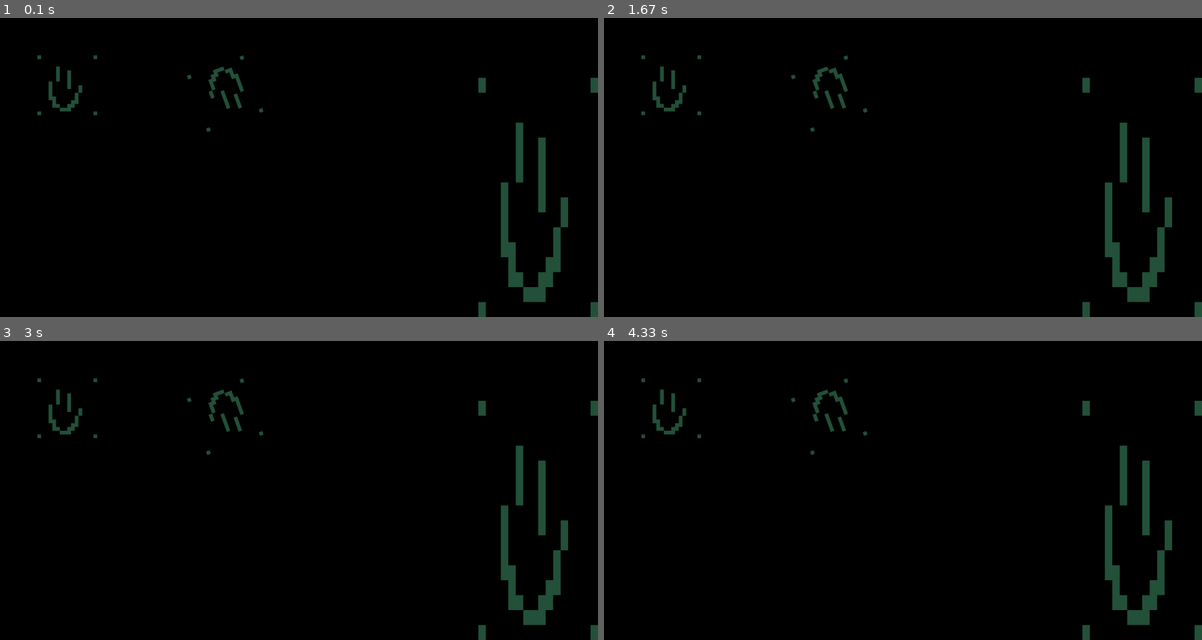
Above: before the commit, frames 1-4 (two rows, left to right).
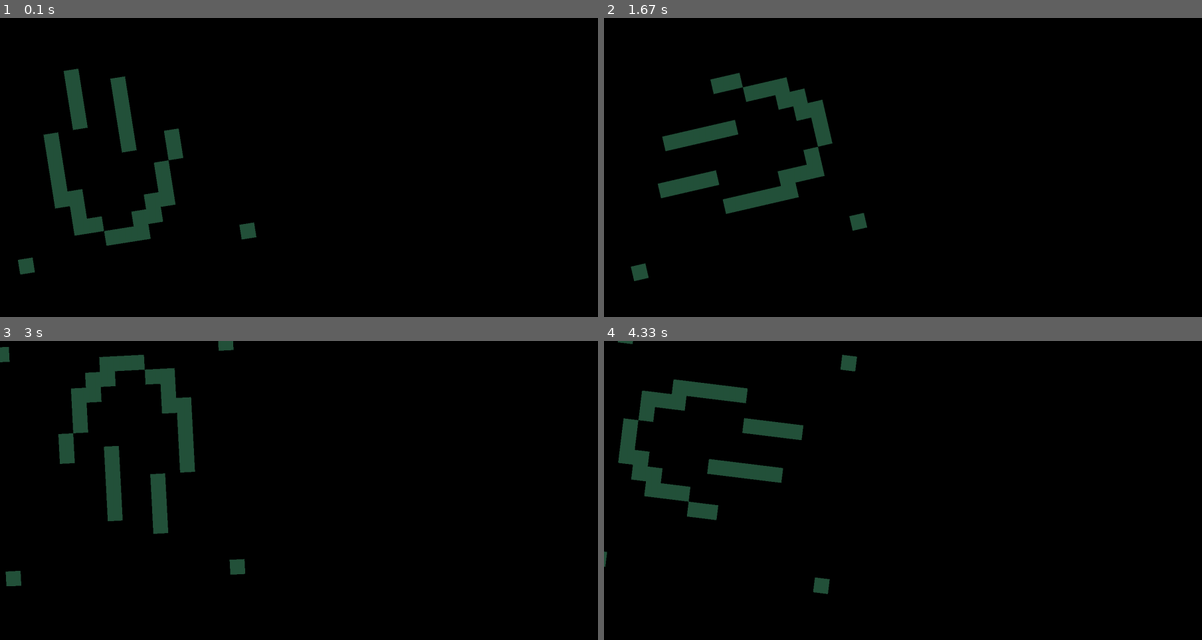
Above: after the commit, the same moments.

Repository: dcarroll242/Byte-Club-Racing-Game
Game: pygame game, started from main.py
Same seed, same stepped clock (60 frames per second), same inputs: the game is played once before the commit and once after it.
Inputs:
- Up to frame 1 (0.1 s): no input
- Up to frame 2 (1.67 s): no input
- Up to frame 3 (3 s): no input
- Up to frame 4 (4.33 s): no input

The runs differ from the first frame. In frame 1, 6.4% of the frame differs, in the area x 3-100%, y 12-100%; in frame 2, 6.6%; in frame 3, 6.6%, in the area x 0-100%, y 0-100%; in frame 4, 6.5%.

Commit message:
changed the Image class to be more reliable when rescaling repeatedly and changed rotation of images to be based on the center of the image rather than the top left corner.

Diff:
--- a/guis/container_guis.py
+++ b/guis/container_guis.py
@@ -38,7 +38,6 @@
     def getChildOffset(self, child: GUIElement):
         alignment = self.getAlignmentOfChild(child)
 
-        # TODO: test this
         if alignment == "TOP_LEFT":
             return super().getChildOffset(child) + Vec2(0, 0)
         elif alignment == "TOP":
--- a/main.py
+++ b/main.py
@@ -8,6 +8,7 @@
 
 isRunning: bool = True
 rootGUI: RootContainer = None
+image: GUIImage = None
 
 def main():
     start()
@@ -22,18 +23,15 @@
 
     # create a gui to draw to (just to test)
     # NOTE: in the future, there will be a scene system so that you can easily switch between GUIs and also render the game world
-    global rootGUI
+    global rootGUI, image
     rootGUI = RootContainer()
     alignmentContainer = AlignmentContainer()
 
-    image = GUIImage("sprites/SpriteTest.png", Vec2(100, 100), size=Vec2(160, 160))
-    image2 = GUIImage("sprites/SpriteTest.png", Vec2(500, 100), size=Vec2(160, 160), rotation=200)
-    image3 = GUIImage("sprites/SpriteTest.png", size=Vec2(320, 640))
+    image = GUIImage("sprites/SpriteTest.png")
+    image.image.scaleBy(Vec2(40, 40))
 
     rootGUI.addChild(alignmentContainer)
     alignmentContainer.addChild(image, "TOP_LEFT")
-    alignmentContainer.addChild(image2, "TOP_LEFT")
-    alignmentContainer.addChild(image3, "BR")
 
 
 def mainLoop():
@@ -46,6 +44,10 @@
 
     window.refreshWindow()
 
+    # testing stuff
+    image.image.rotateBy(1)
+
+
 def stopProgram():
     global isRunning
     isRunning = False
--- a/pygame_rendering/images.py
+++ b/pygame_rendering/images.py
@@ -9,9 +9,13 @@
     def __init__(self, filePath: str, rotation: float = 0.0, size: Vec2 = None):
         if filePath not in images.keys():
             images[filePath] = pygame.image.load(filePath)
-        self.image = images[filePath]#.copy()
+
+        self.originalImage = images[filePath]
+        self.scaledImage = images[filePath]
+        self.image = images[filePath]
 
         self.__size = size
+        self.__rotation = rotation
 
         if size is not None:
             self.image = pygame.transform.scale(self.image, size.asTuple())
@@ -27,18 +31,32 @@
 
     def scaleTo(self, size: Vec2):
         self.__size = size
-        self.image = pygame.transform.scale(self.image, size.asTuple())
+        self.updateImageTransformation()
+
 
     def scaleBy(self, scale: Vec2):
         self.__size *= scale
-        self.image = pygame.transform.scale_by(self.image, scale.asTuple())
+        self.updateImageTransformation()
+
 
     def rotateBy(self, rotation: float):
-        self.image = pygame.transform.rotate(self.image, rotation)
+        self.__rotation += rotation
+        self.updateImageRotation()
+
+    def rotateTo(self, rotation: float):
+        self.__rotation = rotation
+        self.updateImageRotation()
+
+    def updateImageRotation(self):
+        self.image = pygame.transform.rotate(self.scaledImage, self.__rotation)
+
+    def updateImageTransformation(self):
+        self.scaledImage = pygame.transform.scale(self.originalImage, self.__size.asTuple())
+        self.updateImageRotation()
 
     def getRect(self, offset: Vec2 = Vec2()):
         rect = self.image.get_rect()
-        rect.topleft = offset.asTuple()
+        rect.center = (offset + self.__size / 2.0).asTuple()
         return rect
 
     def getSize(self):
